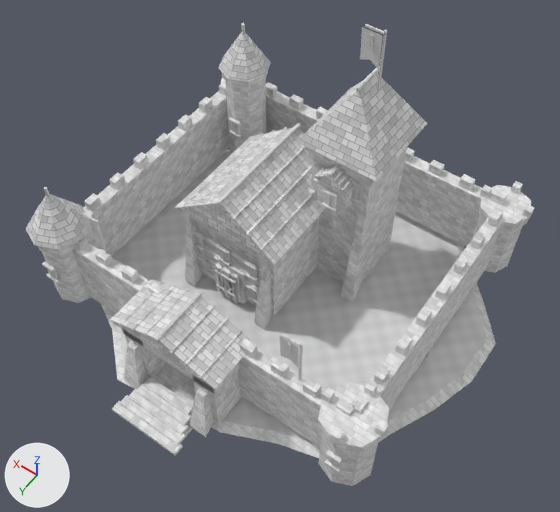
One commit to the OBJ model Unity/Assets/Eldoria/ExperimentalAshenCitadel/Meshes/AshenBastion_5.obj: the scene before it, then after it.
Rendered twice from a 50 mm camera at (-14.0, 20.2, 32.8) aimed at (-1.5, 2.7, 5.3). Every picture has the same lights, and +X, +Y and +Z are marked at lower left. The picture after the commit comes second. Where no turn or scale is listed for an object, it has been applied to the vertices. Vertices at exactly the same position are counted once.

Names of what the first picture shows: 'AshenBastion_5'.
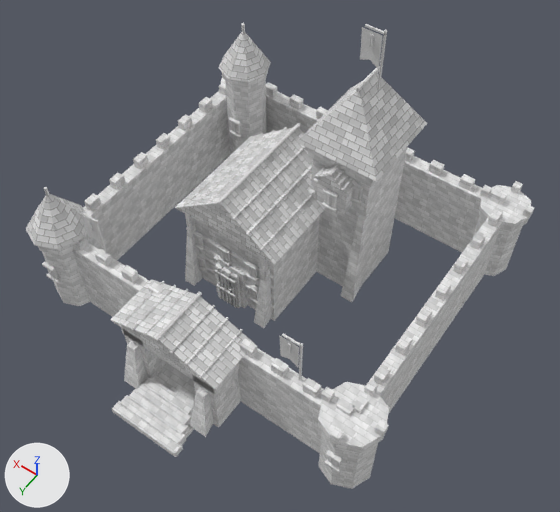
Pixel boxes [x1, y1, x2, y2] of what changed, in the pictures (560 x 512 px; the box of a moved part takes in the faces that stretch with it):
'AshenBastion_5', reshaped
    before: [26, 23, 534, 486]
    after: [26, 23, 534, 489]
part 1 of me_ashenbastion_5, deleted
    before: [101, 150, 496, 458]
part 2 of me_ashenbastion_5, moved or reshaped
    before: [42, 79, 522, 486]
    after: [42, 79, 522, 489]

Edits to the bpy script that builds the scene:
```text
Change me_ashenbastion_5:
    used by ob_ashenbastion_5; location = (0.0, 0.0, 0.0)
    remove me_ashenbastion_5.from_pydata(...)  # 2260 vertices, 1651 faces; spans x -10.9..11.5, y -9.4..11.2, z -0.2..14.7
    remove me_ashenbastion_5.materials.append(mat_basalt)  # picture img_ashenstone_png
    add me_ashenbastion_5.from_pydata(...)  # 2211 vertices, 1603 faces; spans x -9.6..9.7, y -8.3..11.2, z -0.1..14.7
    me_ashenbastion_5 part 1: the loose piece of 49 vertices spanning x -10.9..11.5, y -9.4..9.8, z -0.2..0.0 is deleted
    me_ashenbastion_5 part 2
    72 vertices in x -9.4..9.4, y -8.1..10.8, z 0.2 move by (0.0, 0.0, -0.3)
    32 vertices in x -8.5..8.5, y -7.3..9.6, z 0.5 move by (0.0, 0.0, -0.6)
    24 vertices in x -1.6..3.9, y -2.4..10.4, z 0.3 move by (0.0, 0.0, -0.4)
    24 vertices in x -1.5..1.8, y 3.2..10.0, z 0.4 move by (0.0, 0.0, -0.5)
    8 vertices in x -1.9..1.9, y 5.2..11.2, z 0.1 move by (0.0, 0.0, -0.2)
    remove me_ashenbastion_5.materials.append(mat_moss)  # picture img_ashenmoss_png
```
